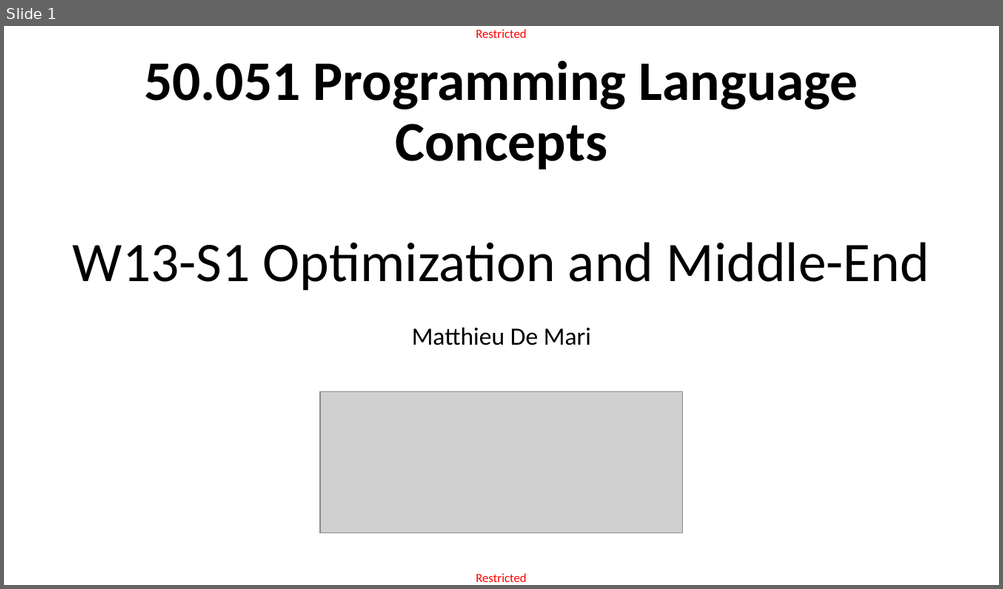
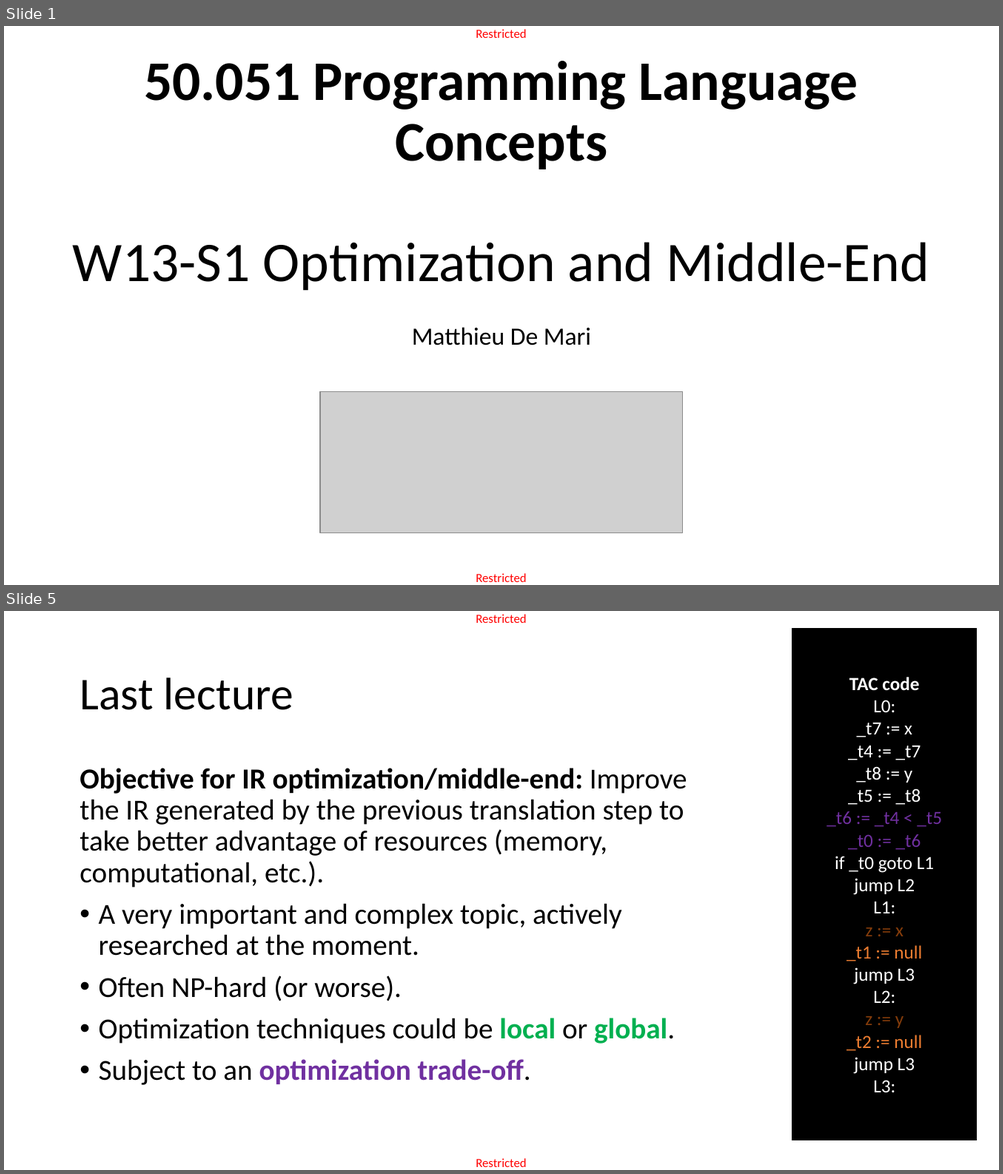
Before and after one commit to matthieudemari/SUTD_PLC_50_051, a slide deck: W13/W13S1/W13S1.pptx. Shown one above the other, each under a label of ours: slide 1 before the commit, slides 1 and 5 after it; the slides between them are not shown. The pictures are 1003x589 and 1003x1174 pixels, drawn with LibreOffice and Linux fonts; fonts in the diff are those of the drawing; grey boxes stand for pictures. Boxes give left, top, right and bottom in pixels: in the first picture for what was removed or moved away, otherwise in the second. Text is boxed around its words. In the diff, an @@ line names an element or a change of style, - is before the commit and + after.

```diff
--- a/W13/W13S1/W13S1.pptx
+++ b/W13/W13S1/W13S1.pptx
@@ slide 5 added at (x1=4, y1=611, x2=999, y2=1170), background #FFFFFF; not listed: 2 template elements that a slide beside it also shows @@
@@ rectangle added at (x1=792, y1=628, x2=976, y2=1141), fill #000000, outline #000000 1 pt, 18 pt, text #FFFFFF @@
+TAC code
+L0:
+_t7 := x
+_t4 := _t7
+_t8 := y
+_t5 := _t8
+_t6 := _t4 < _t5
+_t0 := _t6
+if _t0 goto L1
+jump L2
+L1:
+z := x
+_t1 := null
+jump L3
+L2:
+z := y
+_t2 := null
+jump L3
+L3:
@@ title added at (x1=79, y1=678, x2=293, y2=710), 44 pt, text #000000 @@
+Last lecture
@@ text added at (x1=79, y1=768, x2=687, y2=1085), 28 pt, text #000000 @@
+Objective for IR optimization/middle-end: Improve the IR generated by the previous translation step to take better advantage of resources (memory, computational, etc.).
+• A very important and complex topic, actively researched at the moment.
+• Often NP-hard (or worse).
+• Optimization techniques could be local or global.
+• Subject to an optimization trade-off.
```
Also in this commit, not shown: 85 other slides added, 6 other files.
